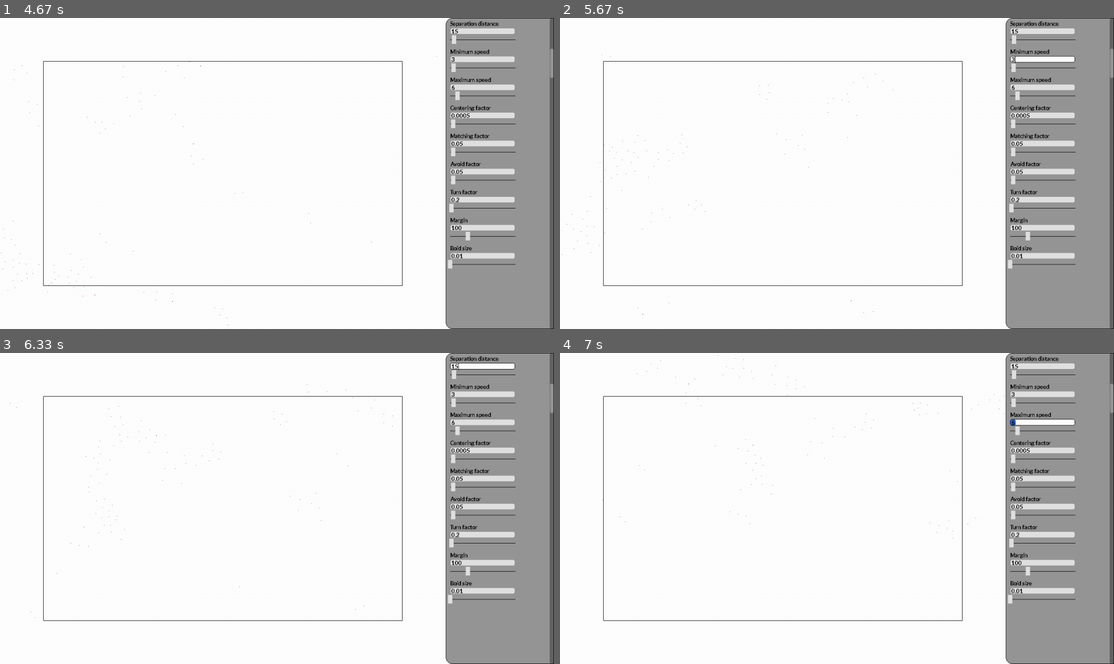
Above: before the commit, frames 1-4 (two rows, left to right).
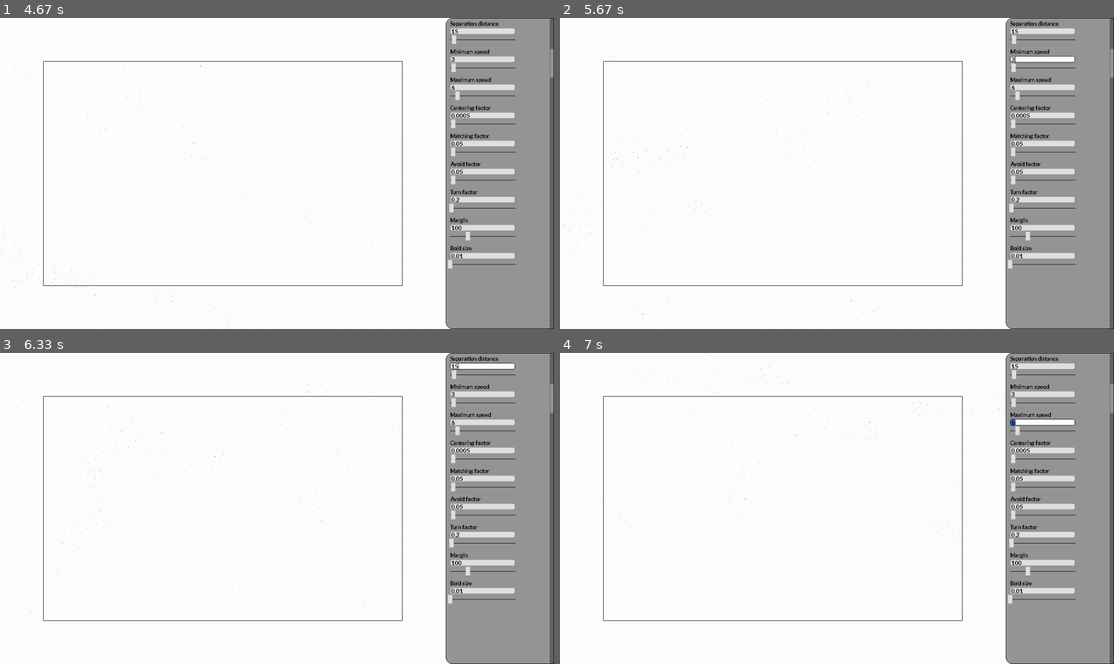
Above: after the commit, the same moments.

Repository: Peter-Vanderhyde/Boid-Simulation
Game: pygame game, started from main.py
The game is run twice, just before and just after one commit, with the same random seed, the same clock (stepped at 60 frames per second) and the same inputs.
Inputs (mouse positions are in pixels of both pictures, inside the frame that each line leads up to):
- Up to frame 1 (4.67 s): press the mouse at (481, 294) at 0.37 s; move the mouse to (443, 185) at 0.47 s; release the mouse at (398, 77) at 0.6 s; press the mouse at (553, 33) at 0.7 s; move the mouse to (321, 49) at 0.8 s; release the mouse at (94, 61) at 0.93 s; press the mouse at (481, 198) at 1.03 s; move the mouse to (448, 210) at 1.13 s; release the mouse at (421, 223) at 1.27 s; hold Right 1.33-1.8 s; click "3" at 1.88 s; hold Right 2.17-2.63 s; click "0.05" at 2.72 s; hold Right 3-3.63 s; click "100" at 3.72 s; hold Right 4-4.47 s; click (481, 95) at 4.55 s
- Up to frame 2 (5.67 s): press the mouse at (1041, 58) at 4.87 s; move the mouse to (886, 67) at 4.97 s; release the mouse at (731, 80) at 5.1 s; hold Right 5.17-5.63 s
- Up to frame 3 (6.33 s): click "15" at 5.72 s; hold Right from 6 s (still down)
- Up to frame 4 (7 s): release Right at 6.63 s; click "6" at 6.72 s

Frame 1 is identical in both runs. In frame 2, less than 0.1% of the frame differs, in the area x 0-24%, y 37-77%; in frame 3, less than 0.1%, in the area x 11-41%, y 16-63%; in frame 4, less than 0.1%.

Commit message:
Adding the basic features for the quad tree

Diff:
--- a/canvas.py
+++ b/canvas.py
@@ -1,6 +1,6 @@
 import pygame
 import sys
-from vector import Vector
+from pygame.math import Vector2 as Vector
 import gui
 
 class Canvas:
@@ -55,15 +55,15 @@
             point_1 = boid.position + direction * size
             point_2 = boid.position - direction * size + perpendicular * size
             point_3 = boid.position - direction * size - perpendicular * size
-            boid_points = [point_1.values(),
-                            point_2.values(),
-                            point_3.values()]
+            boid_points = [list(point_1),
+                            list(point_2),
+                            list(point_3)]
             pygame.draw.polygon(self.screen, boid.color, boid_points)
 
             if self.show_circles:
                 # Show view range circles around the boids
-                pygame.draw.circle(self.screen, (150, 255, 150), boid.position.values(), self.settings["view distance"]["value"], 1)
-                pygame.draw.circle(self.screen, (255, 150, 150), boid.position.values(), self.settings["separation distance"]["value"], 1)
+                pygame.draw.circle(self.screen, (150, 255, 150), list(boid.position), self.settings["view distance"]["value"], 1)
+                pygame.draw.circle(self.screen, (255, 150, 150), list(boid.position), self.settings["separation distance"]["value"], 1)
 
     def get_events(self):
         """Check every window event."""
--- a/gui.py
+++ b/gui.py
@@ -1,7 +1,7 @@
 import pygame
 from pygame.locals import *
 import math
-from vector import Vector
+from pygame.math import Vector2 as Vector
 
 
 def get_offset_rect(rect, offset):
@@ -215,7 +215,7 @@
         self.top_left = top_left
         self.selected = False
         self.highlighted = False
-        self.rect = pygame.Rect(top_left.values(), (width, height))
+        self.rect = pygame.Rect(list(top_left), (width, height))
 
     def set_value(self, value):
         """Changes the text value, then makes sure it can fit all characters in the textbox."""
@@ -372,7 +372,7 @@
 
         self.surf = self.font.render(self.text, False, self.color)
         self.rect = self.surf.get_rect()
-        self.rect.topleft = self.top_left.values()
+        self.rect.topleft = list(self.top_left)
 
     def draw(self, screen, offset=Vector(0, 0)):
         """Blits the rendered text to the screen at the position of rect."""
@@ -380,7 +380,7 @@
         if not self.text:
             return # Skips trying to display if there isn't any text to display
 
-        if offset.values() == (0, 0):
+        if list(offset) == (0, 0):
             screen.blit(self.surf, self.rect)
         else:
             screen.blit(self.surf, get_offset_rect(self.rect, offset))
--- a/main.py
+++ b/main.py
@@ -3,7 +3,7 @@
 from pygame.locals import *
 from canvas import Canvas
 from boid import Boid
-from vector import Vector
+from pygame.math import Vector2 as Vector
 import simulation
 pygame.init()
 
--- a/quad-tree.py
+++ b/quad-tree.py
@@ -1,15 +1,145 @@
-from vector import Vector
-
+from pygame.math import Vector2 as Vector
 
 class Node:
-    def __init__(self, x, y):
+    def __init__(self, x, y, boid):
         self.x = x
         self.y = y
+        self.boid = boid
 
 
 class QuadTree:
-    def __init__(self):
-        self.tl = None
-        self.tr = None
-        self.bl = None
-        self.br = None
+    def __init__(self, top_left, bottom_right, node=None, parent=None):
+        self.node = node
+        self.parent = parent
+        self.leaf = True
+        self.tl_corner = top_left
+        self.br_corner = bottom_right
+        self.center = Vector((self.tl_corner.x + self.br_corner.x) // 2, (self.tl_corner.y + self.br_corner.y) // 2)
+        self.children = {
+            "tl":None,
+            "tr":None,
+            "bl":None,
+            "br":None
+        }
+
+    def is_leaf(self):
+        return self.leaf
+
+    def get_child(self, n):
+        """Find which child quad the node is inside."""
+
+        x, y = self.center
+        if n.x <= x:
+            if n.y <= y:
+                return "tl"
+            else:
+                return "bl"
+        else:
+            if n.pos.y <= y:
+                return "tr"
+            else:
+                return "br"
+
+    def remove(self, n):
+        """Remove a node from the tree and, if necessary, remove leaves until it reaches
+        a branch to remove unecessary branches."""
+
+        if self.is_leaf():
+            if self.node.boid == n.boid: # Make sure this leaf node is the correct one
+                self.node = None
+                return True # Removed the node
+            else:
+                return False # Did not remove the node
+
+        elif not self.is_leaf():
+            child_string = self.get_child(n) # Find which child the node is in
+            # Find how many children are in the current node
+            total_children = sum([int(c is not None) for c in self.children.values()])
+
+            if self.children[child_string].remove(n) and total_children > 1:
+                # The node was successfully found and removed, but
+                # don't delete this node because there are other children connected
+                self.children[child_string] = None
+                total_children -= 1
+
+            if total_children == 1: # This was a node of two, now one, so it can be simplified
+                for child_string, child in self.children.items():
+                    if child and child.is_leaf():
+                        # There is one child and it's a leaf, so it can be simplified
+                        # If it weren't a leaf, there are multiple leaves connected further down
+                        self.node = child.node # Set the current node to the child's node
+                        self.leaf = True
+                        self.children[child_string]
+                        return False
+
+            return False
+
+    def insert(self, n):
+        if self.node is None and self.is_leaf():  # Only occurs if it's the first insert
+            self.node = n
+            return
+
+        if self.leaf:
+            # This is the bottom of the branch, so a new node needs to be made to make room
+            # The current leaf is moved into it
+            if self.node.x <= self.center.x:
+                if self.node.y <= self.center.y:
+                    self.children["tl"] = QuadTree(Vector(*self.tl_corner),
+                                                   Vector(self.center),
+                                                   self.node,
+                                                   self)
+                else:
+                    self.children["bl"] = QuadTree(Vector(self.tl_corner.x, self.center.y + 1),
+                                                   Vector(self.center.x, self.br_corner.y),
+                                                   self.node,
+                                                   self)
+            else:
+                if self.node.pos.y <= self.center.y:
+                    self.children["trt"] = QuadTree(Vector(self.center.x + 1, self.tl_corner.y),
+                                                   Vector(self.br_corner.x, self.center.y),
+                                                   self.node,
+                                                   self)
+                else:
+                    self.children["brt"] = QuadTree(Vector(self.center + Vector(1, 1)),
+                                                   Vector(self.br_corner),
+                                                   self.node,
+                                                   self)
+
+            self.node = None
+            self.leaf = False
+
+        if abs(self.tl_corner.x - self.br_corner.x) >= 4 and abs(self.tl_corner.y - self.br_corner.y) >= 4:
+            # There's room for more subtrees
+            if n.x <= self.center.x:
+                # Left side
+                if n.y <= self.center.y:
+                    child_string = "tlt"
+                    if self.children[child_string] == None:
+                        self.children[child] = N_Quad_Tree(Vector2(self.tl.x, self.tl.y), Vector2(self.center.x+1, self.center.y+1), n, self)
+                        return
+                    return self.children[child].insert(n)
+                else:
+                    child = "blt"
+                    if self.children[child] == None:
+                        self.children[child] = N_Quad_Tree(Vector2(self.tl.x, self.center.y), Vector2(self.center.x+1, self.br.y), n, self)
+                        return
+                    return self.children[child].insert(n)
+            else:
+                if n.pos.y <= self.center.y:
+                    child = "trt"
+                    if self.children[child] == None:
+                        self.children[child] = N_Quad_Tree(Vector2(self.center.x, self.tl.y), Vector2(self.br.x, self.center.y+1), n, self)
+                        return
+                    return self.children[child].insert(n)
+                else:
+                    child = "brt"
+                    if self.children[child] == None:
+                        self.children[child] = N_Quad_Tree(Vector2(self.center.x, self.center.y), Vector2(self.br.x, self.br.y), n, self)
+                        return
+                    return self.children[child].insert(n)
+        else:
+            return
+
+
+if __name__ == '__main__':
+    tree = QuadTree(Vector(0, 0), Vector(1000, 1000))
--- a/simulation.py
+++ b/simulation.py
@@ -1,4 +1,4 @@
-from vector import Vector
+from pygame.math import Vector2 as Vector
 
 
 def get_necessary_settings(settings):
